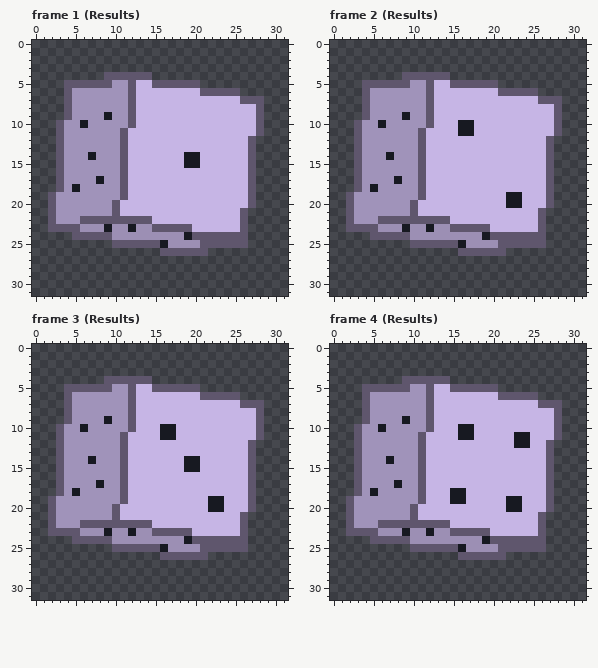
Pixel-art file -- assets/source/aseprite/dice/multiplier_d6.aseprite. Above: the version before the commit.
32x32 pixels, 6 frames. Shown: frame 1 (Results), frame 2 (Results), frame 3 (Results), frame 4 (Results). The commit also changed other frames, which this record leaves out.
The same view after the edit:
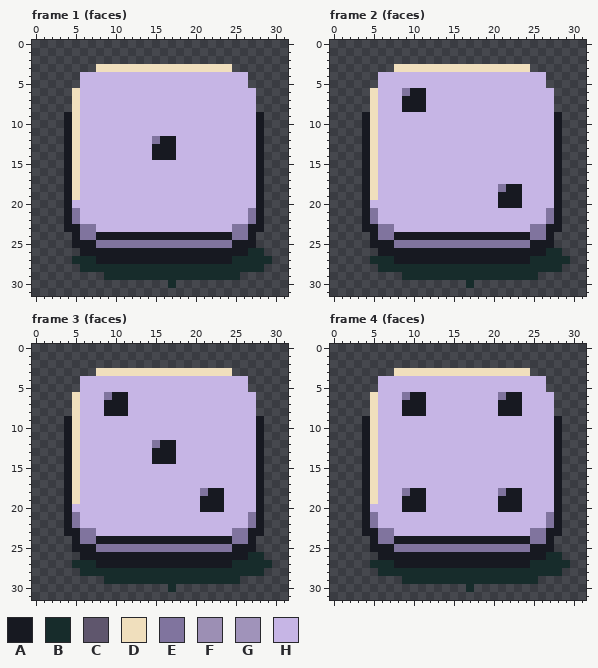
Palette (. is transparent): A #171921  B #172c2b  C #5f566d  D #f0dfbd  E #80749e  F #9c8fb4  G #a093ba  H #c6b5e5
What changed:
Changed rows in their new state; - is an unchanged pixel.
Frame 1 (faces):
first column x 2:
 3 ------DDDDDDDDDDDDDDDDD-----
 4 ----HHHHHHHHHHHHHHHHHHHHH---
 5 --..HHHHHHH--HHHHHHHHHHHH---
 6 --.DHHHHHHH--------HHHHHHH--
 7 --.DHHHHHHH-------------HH.-
 8 --.DHHHHHHH---------------.-
 9 --ADHHHHHHH---------------A-
10 -.ADHHHHHHH---------------A-
11 -.ADHHHHHH----------------A-
12 -.ADHHHHHH---EAA---------HA-
13 -.ADHHHHHH---AAA---------HA-
14 -.ADHHHHHH---AAA-HH------HA-
15 -.ADHHHHHH-------HH------HA-
16 -.ADHHHHHH---------------HA-
17 -.ADHHHHHH---------------HA-
18 -.ADHHHHHH---------------HA-
19 ..ADHHHHHH---------------HA-
20 ..AHHHHHH----------------HA-
21 ..AEHHHHH---------------HEA-
22 ..AEHHHHHHHHH-----------HEA-
23 ..AAEEHHHHHHHHHHHH-----EEAA-
24 ---AEEAAAAAAAAAAA-AAAAAEEA--
25 ---AAAEEEEEEEEEEEEEEEEEAAA--
26 ----AAAAAAAAAAAAAAAAAAAAABB-
27 ---BBBAAAAAAAAAAAAAAAAABBBBB
28 ----BBBBBBBBBBBBBBBBBBBBBBB-
29 -------BBBBBBBBBBBBBBBBB----
30 ---------------B------------
Frame 2 (faces):
first column x 2:
 3 ------DDDDDDDDDDDDDDDDD-----
 4 ----HHHHHHHHHHHHHHHHHHHHH---
 5 --..HHHHHHH--HHHHHHHHHHHH---
 6 --.DHHHEAAH--------HHHHHHH--
 7 --.DHHHAAAH-------------HH.-
 8 --.DHHHAAAH---------------.-
 9 --ADHHHHHHH---------------A-
10 -.ADHHHHHHH---HH----------A-
11 -.ADHHHHHH----HH----------A-
12 -.ADHHHHHH---------------HA-
13 -.ADHHHHHH---------------HA-
14 -.ADHHHHHH---------------HA-
15 -.ADHHHHHH---------------HA-
16 -.ADHHHHHH---------------HA-
17 -.ADHHHHHH---------------HA-
18 -.ADHHHHHH---------EAA---HA-
19 ..ADHHHHHH---------A-----HA-
20 ..AHHHHHH----------A-----HA-
21 ..AEHHHHH---------------HEA-
22 ..AEHHHHHHHHH-----------HEA-
23 ..AAEEHHHHHHHHHHHH-----EEAA-
24 ---AEEAAAAAAAAAAA-AAAAAEEA--
25 ---AAAEEEEEEEEEEEEEEEEEAAA--
26 ----AAAAAAAAAAAAAAAAAAAAABB-
27 ---BBBAAAAAAAAAAAAAAAAABBBBB
28 ----BBBBBBBBBBBBBBBBBBBBBBB-
29 -------BBBBBBBBBBBBBBBBB----
30 ---------------B------------
Frame 3 (faces):
first column x 2:
 3 ------DDDDDDDDDDDDDDDDD-----
 4 ----HHHHHHHHHHHHHHHHHHHHH---
 5 --..HHHHHHH--HHHHHHHHHHHH---
 6 --.DHHHEAAH--------HHHHHHH--
 7 --.DHHHAAAH-------------HH.-
 8 --.DHHHAAAH---------------.-
 9 --ADHHHHHHH---------------A-
10 -.ADHHHHHHH---HH----------A-
11 -.ADHHHHHH----HH----------A-
12 -.ADHHHHHH---EAA---------HA-
13 -.ADHHHHHH---AAA---------HA-
14 -.ADHHHHHH---AAA-HH------HA-
15 -.ADHHHHHH-------HH------HA-
16 -.ADHHHHHH---------------HA-
17 -.ADHHHHHH---------------HA-
18 -.ADHHHHHH---------EAA---HA-
19 ..ADHHHHHH---------A-----HA-
20 ..AHHHHHH----------A-----HA-
21 ..AEHHHHH---------------HEA-
22 ..AEHHHHHHHHH-----------HEA-
23 ..AAEEHHHHHHHHHHHH-----EEAA-
24 ---AEEAAAAAAAAAAA-AAAAAEEA--
25 ---AAAEEEEEEEEEEEEEEEEEAAA--
26 ----AAAAAAAAAAAAAAAAAAAAABB-
27 ---BBBAAAAAAAAAAAAAAAAABBBBB
28 ----BBBBBBBBBBBBBBBBBBBBBBB-
29 -------BBBBBBBBBBBBBBBBB----
30 ---------------B------------
Frame 4 (faces):
first column x 2:
 3 ------DDDDDDDDDDDDDDDDD-----
 4 ----HHHHHHHHHHHHHHHHHHHHH---
 5 --..HHHHHHH--HHHHHHHHHHHH---
 6 --.DHHHEAAH--------EAAHHHH--
 7 --.DHHHAAAH--------AAA--HH.-
 8 --.DHHHAAAH--------AAA----.-
 9 --ADHHHHHHH---------------A-
10 -.ADHHHHHHH---HH----------A-
11 -.ADHHHHHH----HH-----HH---A-
12 -.ADHHHHHH-----------HH--HA-
13 -.ADHHHHHH---------------HA-
14 -.ADHHHHHH---------------HA-
15 -.ADHHHHHH---------------HA-
16 -.ADHHHHHH---------------HA-
17 -.ADHHHHHH---------------HA-
18 -.ADHHHEAA---HH----EAA---HA-
19 ..ADHHHAAA---HH----A-----HA-
20 ..AHHHHAAA---------A-----HA-
21 ..AEHHHHH---------------HEA-
22 ..AEHHHHHHHHH-----------HEA-
23 ..AAEEHHHHHHHHHHHH-----EEAA-
24 ---AEEAAAAAAAAAAA-AAAAAEEA--
25 ---AAAEEEEEEEEEEEEEEEEEAAA--
26 ----AAAAAAAAAAAAAAAAAAAAABB-
27 ---BBBAAAAAAAAAAAAAAAAABBBBB
28 ----BBBBBBBBBBBBBBBBBBBBBBB-
29 -------BBBBBBBBBBBBBBBBB----
30 ---------------B------------
Pixel boxes of the changes (left, top, right, bottom) in both pictures:
changed: (48, 64, 272, 288)
changed: (346, 64, 570, 288)
changed: (48, 368, 272, 592)
changed: (346, 368, 570, 592)
